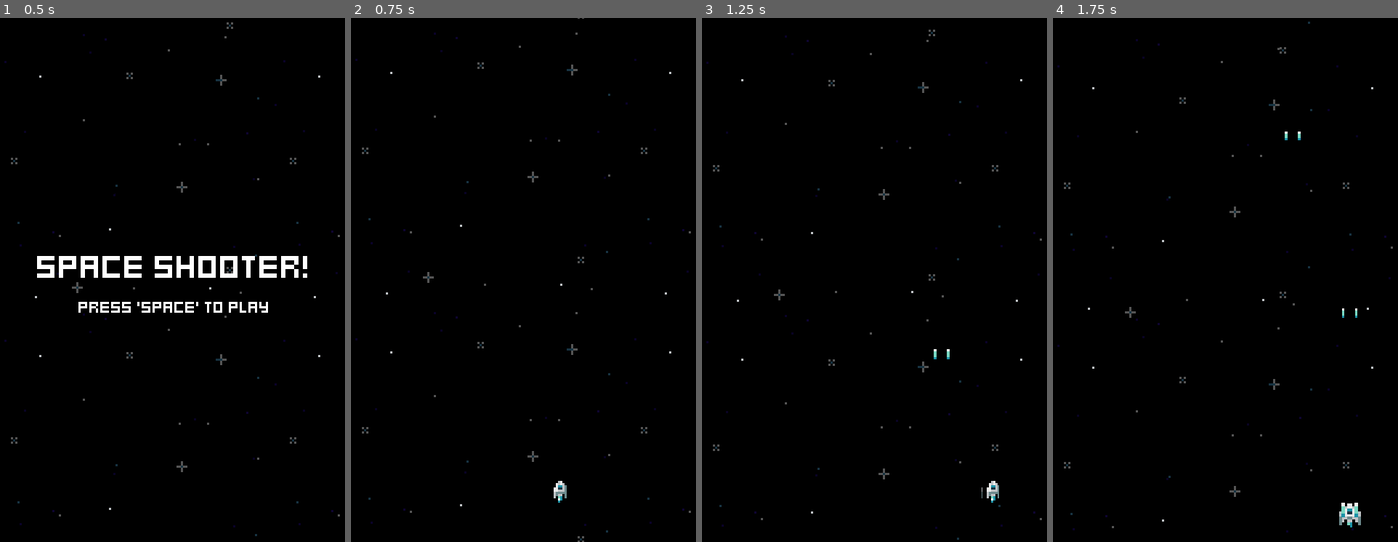
Above: before the commit, frames 1-4 (left to right).
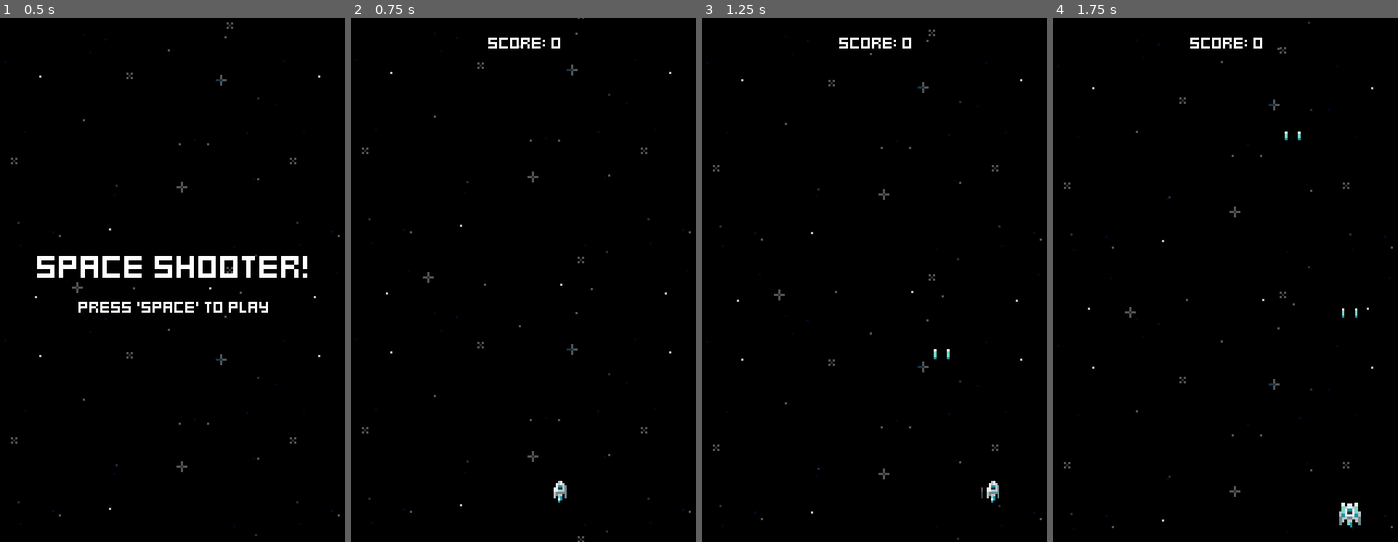
Above: after the commit, the same moments.

Repository: jacristi/godot-space-shooter
Game: Godot game, scene res://ui/menu.tscn
The game is run twice, just before and just after one commit, with the same random seed, the same clock (stepped at 60 frames per second) and the same inputs.
Inputs:
- Up to frame 1 (0.5 s): no input
- Up to frame 2 (0.75 s): tap Space at 0.5 s; hold D (move_right) from 0.53 s (still down); tap Enter (ui_accept) at 0.6 s
- Up to frame 3 (1.25 s): keep holding D (move_right); tap Enter (ui_accept) at 0.77, 1.07 s
- Up to frame 4 (1.75 s): release D (move_right) at 1.28 s; hold S (move_down) from 1.28 s (still down); tap Enter (ui_accept) at 1.35, 1.52 s

Frame 1 is identical in both runs. In frame 2, 0.2% of the frame differs, in the area x 39-61%, y 3-6%; in frame 3, 0.2%; in frame 4, 0.2%.

Commit message:
feat: enemy adds score

Diff:
--- a/components/score_component.gd
+++ b/components/score_component.gd
@@ -11,4 +11,4 @@
 # This is the function that we call to activate this component. By default it will
 # Use the adjust_amount when called but we could optionally pass in a different amount.
 func adjust_score(amount: int = adjust_amount):
-	game_stats.score += amount
+    game_stats.score += amount
--- a/enemies/enemy.gd
+++ b/enemies/enemy.gd
@@ -5,6 +5,7 @@
 @onready var scale_component: ScaleComponent = $ScaleComponent
 @onready var flash_component: FlashComponent = $FlashComponent
 @onready var shake_component: ShakeComponent = $ShakeComponent
+@onready var score_component: ScoreComponent = $ScoreComponent
 @onready var visible_on_screen_notifier_2d: VisibleOnScreenNotifier2D = $VisibleOnScreenNotifier2D
 @onready var hurtbox_component: HurtboxComponent = $HurtboxComponent
 @onready var hitbox_component:  HitboxComponent  = $HitboxComponent
@@ -12,6 +13,7 @@
 
 
 func _ready() -> void:
+    stats_component.no_health.connect(give_score_on_death)
     visible_on_screen_notifier_2d.screen_exited.connect(queue_free)
     hurtbox_component.hurt.connect(was_hit)
     hitbox_component.hit_hurtbox.connect(destroyed_component.destroy.unbind(1))
@@ -20,3 +22,6 @@
     flash_component.flash()
     scale_component.tween_scale()
     shake_component.tween_shake()
+
+func give_score_on_death() -> void:
+    score_component.adjust_score()
--- a/enemies/enemy.tscn
+++ b/enemies/enemy.tscn
@@ -12,6 +12,8 @@
 [ext_resource type="Script" path="res://components/destroyed_component.gd" id="10_lh6iy"]
 [ext_resource type="Script" path="res://components/spawner_component.gd" id="11_kh874"]
 [ext_resource type="PackedScene" uid="uid://cm375hqr0kc7t" path="res://effects/explosion_effect.tscn" id="12_l0k32"]
+[ext_resource type="Script" path="res://components/score_component.gd" id="13_a7t63"]
+[ext_resource type="Resource" uid="uid://xq5q3g3tvjm1" path="res://resources/game_stats.tres" id="14_ccut1"]
 
 [node name="Enemy" type="Node2D"]
 script = ExtResource("1_h2emu")
@@ -60,3 +62,7 @@
 [node name="SpawnerComponent" type="Node2D" parent="."]
 script = ExtResource("11_kh874")
 scene = ExtResource("12_l0k32")
+
+[node name="ScoreComponent" type="Node" parent="."]
+script = ExtResource("13_a7t63")
+game_stats = ExtResource("14_ccut1")
--- /dev/null
+++ b/resources/game_stats.tres
@@ -0,0 +1,8 @@
+[gd_resource type="Resource" script_class="GameStats" load_steps=2 format=3 uid="uid://xq5q3g3tvjm1"]
+
+[ext_resource type="Script" path="res://scripts/game_stats.gd" id="1_w4ynr"]
+
+[resource]
+script = ExtResource("1_w4ynr")
+score = 0
+high_score = 0
--- a/scenes/game.gd
+++ b/scenes/game.gd
@@ -1,11 +1,19 @@
 extends Node2D
 
+@export var game_stats: GameStats
+@onready var player_ship: Node2D = $PlayerShip
+@onready var score_label: Label = $ScoreLabel
 
-@onready var player_ship: Node2D = $PlayerShip
 
 func _ready() -> void:
+    update_score_label(game_stats.score)
+    game_stats.score_changed.connect(update_score_label)
     player_ship.tree_exiting.connect(player_defeated)
 
 func player_defeated() -> void:
     await get_tree().create_timer(2.0).timeout
     get_tree().change_scene_to_file("res://ui/game_over.tscn")
+
+
+func update_score_label(new_score: int) -> void:
+    score_label.text = "Score: %d" % [new_score]
--- a/scenes/game.tscn
+++ b/scenes/game.tscn
@@ -1,12 +1,15 @@
-[gd_scene load_steps=5 format=3 uid="uid://yyj83jss4nbu"]
+[gd_scene load_steps=7 format=3 uid="uid://yyj83jss4nbu"]
 
 [ext_resource type="Script" path="res://scenes/game.gd" id="1_1juuu"]
 [ext_resource type="PackedScene" uid="uid://kv3iri7trh6a" path="res://scenes/player/player_ship.tscn" id="1_pygth"]
+[ext_resource type="Resource" uid="uid://xq5q3g3tvjm1" path="res://resources/game_stats.tres" id="2_cxryx"]
 [ext_resource type="PackedScene" uid="uid://dtkt6ce0d5p2g" path="res://effects/space_background.tscn" id="2_jcunf"]
 [ext_resource type="PackedScene" uid="uid://cjjsl54xehrvt" path="res://enemies/enemy_generator.tscn" id="3_o0xhe"]
+[ext_resource type="LabelSettings" uid="uid://cjof1qwn8asa1" path="res://fonts/default_label_settings.tres" id="5_tlyl2"]
 
 [node name="Game" type="Node2D"]
 script = ExtResource("1_1juuu")
+game_stats = ExtResource("2_cxryx")
 
 [node name="PlayerShip" parent="." instance=ExtResource("1_pygth")]
 position = Vector2(80, 216)
@@ -14,3 +17,11 @@
 [node name="SpaceBackground" parent="." instance=ExtResource("2_jcunf")]
 
 [node name="EnemyGenerator" parent="." instance=ExtResource("3_o0xhe")]
+
+[node name="ScoreLabel" type="Label" parent="."]
+offset_right = 160.0
+offset_bottom = 23.0
+text = "Score"
+label_settings = ExtResource("5_tlyl2")
+horizontal_alignment = 1
+vertical_alignment = 1
--- /dev/null
+++ b/scripts/game_stats.gd
@@ -0,0 +1,12 @@
+class_name GameStats
+
+extends Resource
+
+@export var score: int = 0 :
+    set(value):
+        score = value
+        score_changed.emit(score)
+
+@export var high_score: int = 0
+
+signal score_changed(new_score)
Not shown: 1 places in enemies/enemy.tscn that only renumber resources
